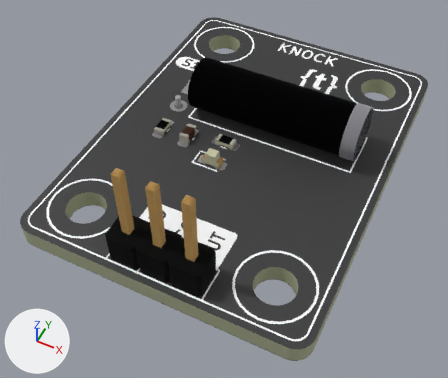
Two versions of the glTF model assets/img/kit/s18.glb, one commit apart.
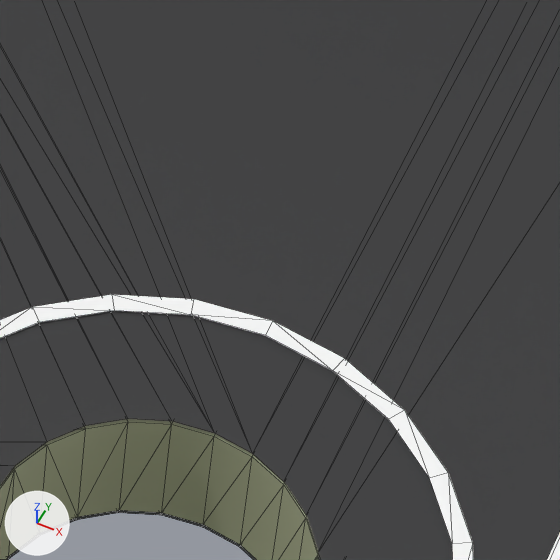
The first picture shows the older version from a camera (50 mm lens) standing at (0.1275, -0.1511, 0.0385) and looking at (0.1122, -0.1205, 0.0004). The close-ups show the older and then the newer version on the part from 57% to 74% of the width and 56% to 76% of the height of that picture. Only the edits that show in the close-ups are written down. Lighting does not change. The marker at lower left points along +X, +Y and +Z. The close-ups show mesh edges as thin lines. Where no turn or scale is listed for an object, it has been applied to the vertices. Vertices at exactly the same position are counted once.

The first close-up shows '=>[0:1:1:10]', '=>[0:1:1:11]', '=>[0:1:1:12]', '=>[0:1:1:8]'.
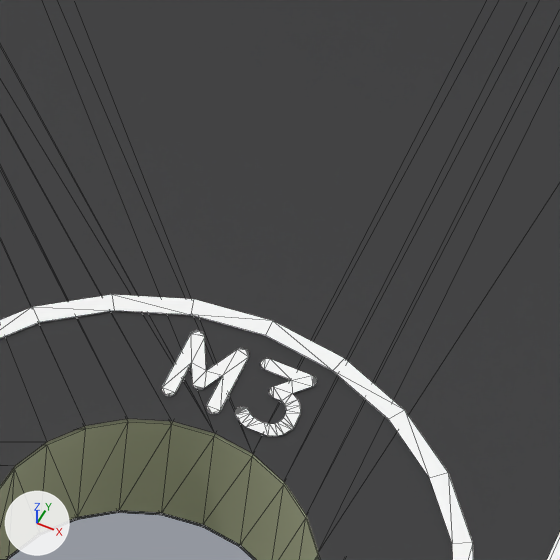
Where the change shows, as pixel boxes [x1, y1, x2, y2] in the close-ups (560 x 560 px):
part 1 of me_knock_silkscreen, added: after [235, 358, 317, 436]
part 2 of me_knock_silkscreen, added: after [162, 331, 249, 414]

The edits, one by one:
me_knock_silkscreen is used by ob_0_1_1_8; location (0.0, 0.0, 0.0).
me_knock_silkscreen had 1749 vertices, 1737 faces and spanned x 0.1005..0.1235, y -0.1315..-0.1005, z 0.0016.
me_knock_silkscreen now has 2309 vertices, 2281 faces and spans x 0.1005..0.1235, y -0.1315..-0.1005, z 0.0016.
me_knock_silkscreen part 1: a new loose piece of 75 vertices spanning x 0.1201..0.1207, y -0.1262..-0.1254, z 0.0016, in mat_mat_11 (white #fbfbfb).
me_knock_silkscreen part 2: a new loose piece of 65 vertices spanning x 0.1193..0.12, y -0.1262..-0.1254, z 0.0016, in mat_mat_11 (white #fbfbfb).
Other edits to the shape of me_knock_silkscreen do not show in these pictures.
